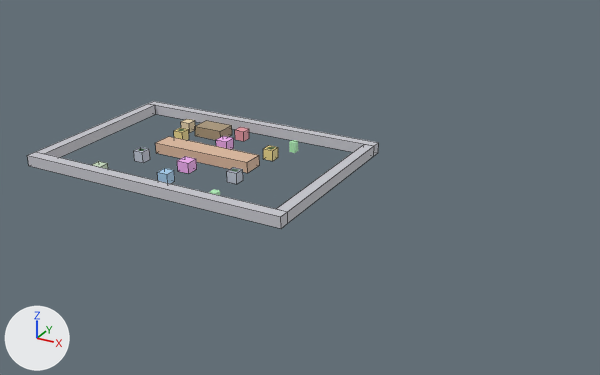
What one commit did to the Blender file examples/demo_nav2d/2D寻路示例.blend.
Rendered twice from a 50 mm lens placed at (41.4, -57.7, 27.6), pointed at (9.8, -0.2, -1.2). The axes (+X, +Y, +Z) are drawn at lower left. The lights are the same throughout. The first picture is the older version. Mesh edges are drawn as thin lines on the coarser meshes.

Objects in the first picture: '中间障碍', '墙_上', '墙_下', '墙_右', '墙_左', '泥地' and 12 more.
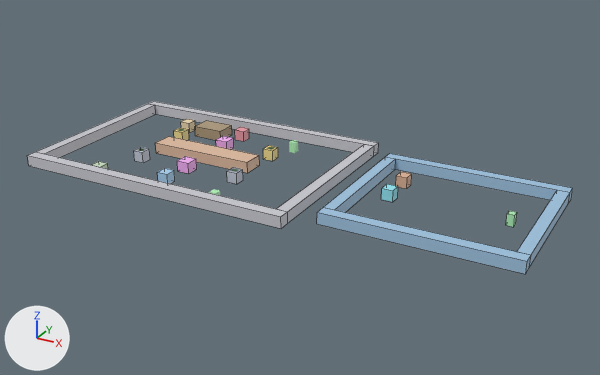
Changed parts and their boxes [x1, y1, x2, y2] in the pictures (600 x 375 px):
'层2_下', added (blue): after [317, 207, 531, 274]
'层2_上', added (blue): after [386, 153, 573, 204]
'层2_右', added (blue): after [517, 190, 570, 268]
'层2_左', added (blue): after [324, 157, 396, 212]
'层2甲', added: after [381, 184, 398, 202]
'层1乙', added: after [396, 172, 412, 189]
'终点层2', added: after [506, 211, 517, 227]

The change, as a list of edits to the scene's bpy script:
```text
Add mat_终点层2_材质:
    mat_终点层2_材质 = principled_material('终点层2_材质')
    mat_终点层2_材质.base_color = (0.45, 0.9, 0.5)  # green #b3f3bc
Add mat_层1乙_材质:
    mat_层1乙_材质 = principled_material('层1乙_材质')
    mat_层1乙_材质.base_color = (0.75, 0.45, 0.3)  # beige #e1b395
Add mat_层2甲_材质:
    mat_层2甲_材质 = principled_material('层2甲_材质')
    mat_层2甲_材质.base_color = (0.3, 0.8, 0.9)  # cyan #95e7f3
Add mat_层2_右_材质:
    mat_层2_右_材质 = principled_material('层2_右_材质')
    mat_层2_右_材质.base_color = (0.35, 0.55, 0.75)  # blue #a0c4e1
Add mat_层2_左_材质:
    mat_层2_左_材质 = principled_material('层2_左_材质')
    mat_层2_左_材质.base_color = (0.35, 0.55, 0.75)  # blue #a0c4e1
Add mat_层2_下_材质:
    mat_层2_下_材质 = principled_material('层2_下_材质')
    mat_层2_下_材质.base_color = (0.35, 0.55, 0.75)  # blue #a0c4e1
Add mat_层2_上_材质:
    mat_层2_上_材质 = principled_material('层2_上_材质')
    mat_层2_上_材质.base_color = (0.35, 0.55, 0.75)  # blue #a0c4e1
Add me_cube_028:
    me_cube_028.from_pydata(...)  # a box spanning x -0.3..0.3, y -0.3..0.3, z -0.5..0.5
    me_cube_028.materials.append(mat_终点层2_材质)  # green #b3f3bc
Add me_cube_027:
    me_cube_027.from_pydata(...)  # a box spanning x -0.5..0.5, y -0.5..0.5, z -0.5..0.5
    me_cube_027.materials.append(mat_层1乙_材质)  # beige #e1b395
Add me_cube_026:
    me_cube_026.from_pydata(...)  # a box spanning x -0.5..0.5, y -0.5..0.5, z -0.5..0.5
    me_cube_026.materials.append(mat_层2甲_材质)  # cyan #95e7f3
Add me_cube_025:
    me_cube_025.from_pydata(...)  # a box spanning x -0.5..0.5, y -6.0..6.0, z -0.5..0.5
    me_cube_025.materials.append(mat_层2_右_材质)  # blue #a0c4e1
Add me_cube_024:
    me_cube_024.from_pydata(...)  # a box spanning x -0.5..0.5, y -6.0..6.0, z -0.5..0.5
    me_cube_024.materials.append(mat_层2_左_材质)  # blue #a0c4e1
Add me_cube_023:
    me_cube_023.from_pydata(...)  # a box spanning x -8.0..8.0, y -0.5..0.5, z -0.5..0.5
    me_cube_023.materials.append(mat_层2_下_材质)  # blue #a0c4e1
Add me_cube_022:
    me_cube_022.from_pydata(...)  # a box spanning x -8.0..8.0, y -0.5..0.5, z -0.5..0.5
    me_cube_022.materials.append(mat_层2_上_材质)  # blue #a0c4e1
Add ob_终点层2:
    ob_终点层2 = bpy.data.objects.new('终点层2', me_cube_028)
    ob_终点层2.location = (28.0, 0.0, 0.0)
Add ob_层1乙:
    ob_层1乙 = bpy.data.objects.new('层1乙', me_cube_027)
    ob_层1乙.location = (18.0, 3.0, 0.0)
Add ob_层2甲:
    ob_层2甲 = bpy.data.objects.new('层2甲', me_cube_026)
    ob_层2甲.location = (18.0, 0.0, 0.0)
Add ob_层2_右:
    ob_层2_右 = bpy.data.objects.new('层2_右', me_cube_025)
    ob_层2_右.location = (30.5, 0.0, 0.0)
Add ob_层2_左:
    ob_层2_左 = bpy.data.objects.new('层2_左', me_cube_024)
    ob_层2_左.location = (15.5, 0.0, 0.0)
Add ob_层2_下:
    ob_层2_下 = bpy.data.objects.new('层2_下', me_cube_023)
    ob_层2_下.location = (23.0, -6.5, 0.0)
Add ob_层2_上:
    ob_层2_上 = bpy.data.objects.new('层2_上', me_cube_022)
    ob_层2_上.location = (23.0, 6.5, 0.0)
```
